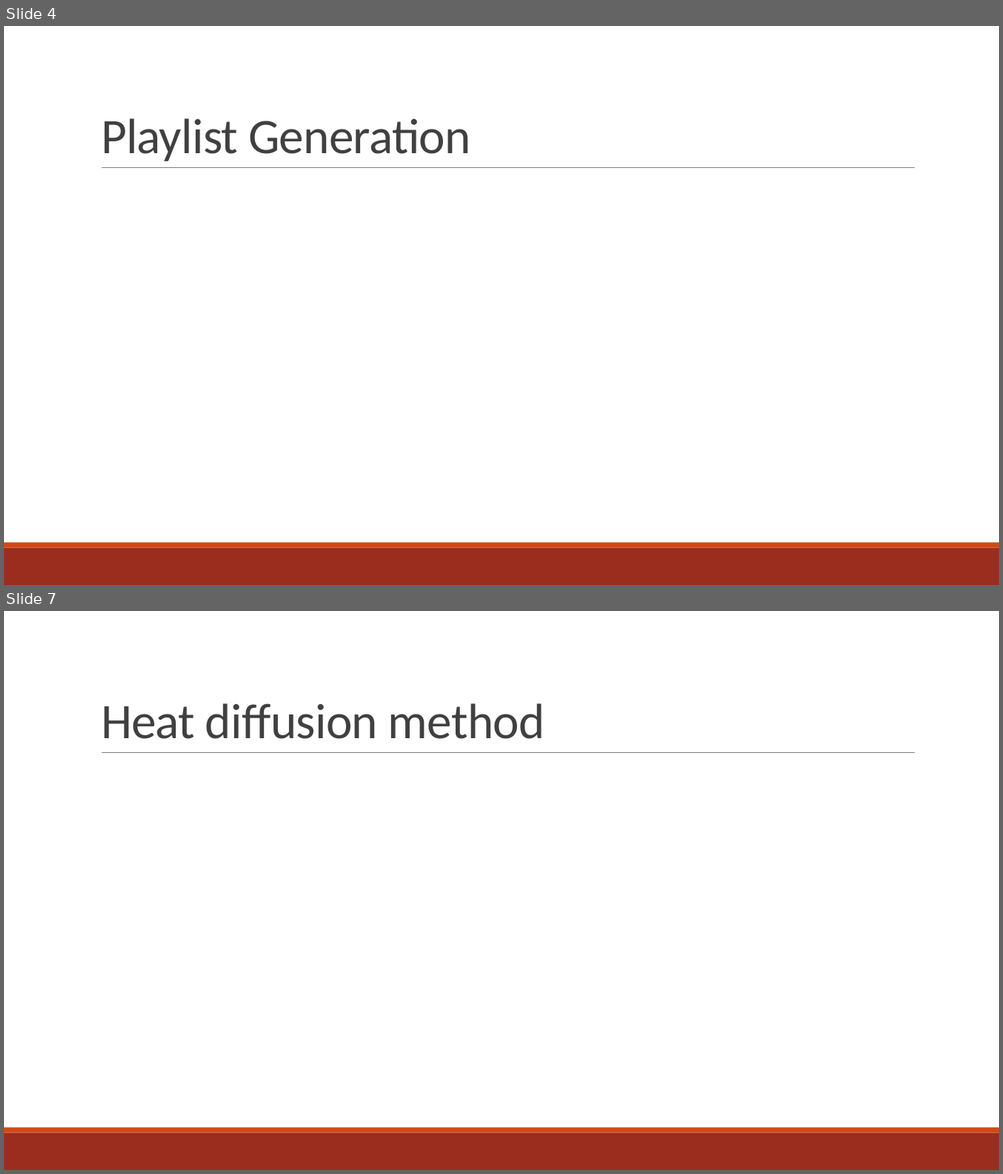
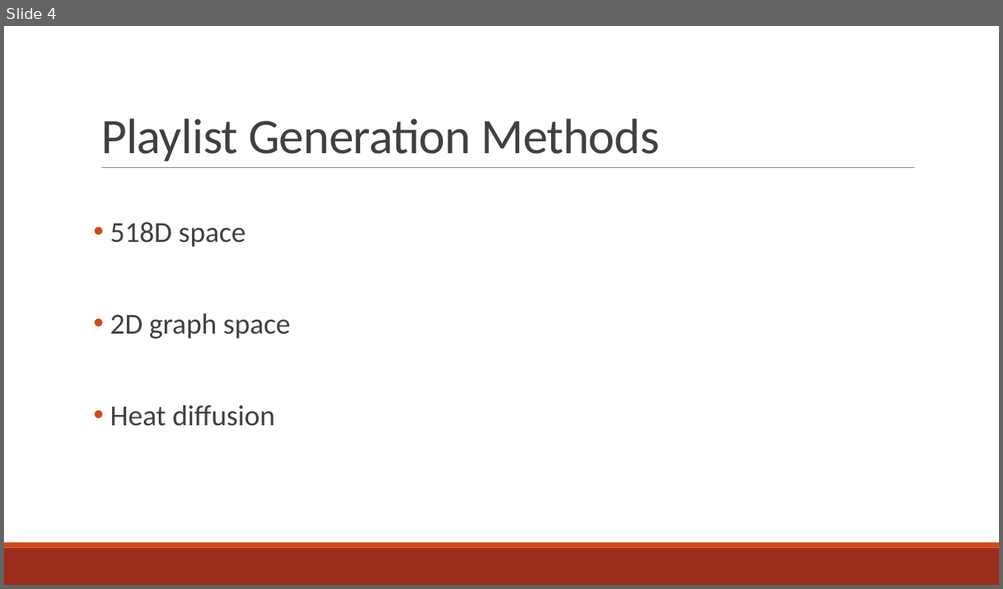
Before and after one commit to TTimTT/NTDS_Project, a slide deck: Project/Oral/Project_Presentation.pptx. Shown one above the other, each under a label of ours: slides 4 and 7 before the commit, slide 4 after it; the slides between them are not shown. The pictures are 1003x1174 and 1003x589 pixels, drawn with LibreOffice and Linux fonts; fonts in the diff are those of the drawing. Boxes give left, top, right and bottom in pixels: in the first picture for what was removed or moved away, otherwise in the second. Text is boxed around its words. In the diff, an @@ line names an element or a change of style, - is before the commit and + after.

```diff
--- a/Project/Oral/Project_Presentation.pptx
+++ b/Project/Oral/Project_Presentation.pptx
@@ slide 7 removed at <box>4,611,999,1170</box>, background #FFFFFF; not listed: 3 template elements that a slide beside it also shows @@
@@ title removed at <box>101,703,545,739</box> @@
-Heat diffusion method
@@ slide 4 changed as well @@
@@ title at <box>101,118,659,161</box>: text changed @@
-Playlist Generation
+Playlist Generation Methods
@@ text added at <box>110,222,290,426</box>, 28 pt, text #404040 @@
+• 518D space
+• 2D graph space
+• Heat diffusion
```
Also in this commit, not shown: 3 other slides changed, 4 slides added, 3 other slides removed.
